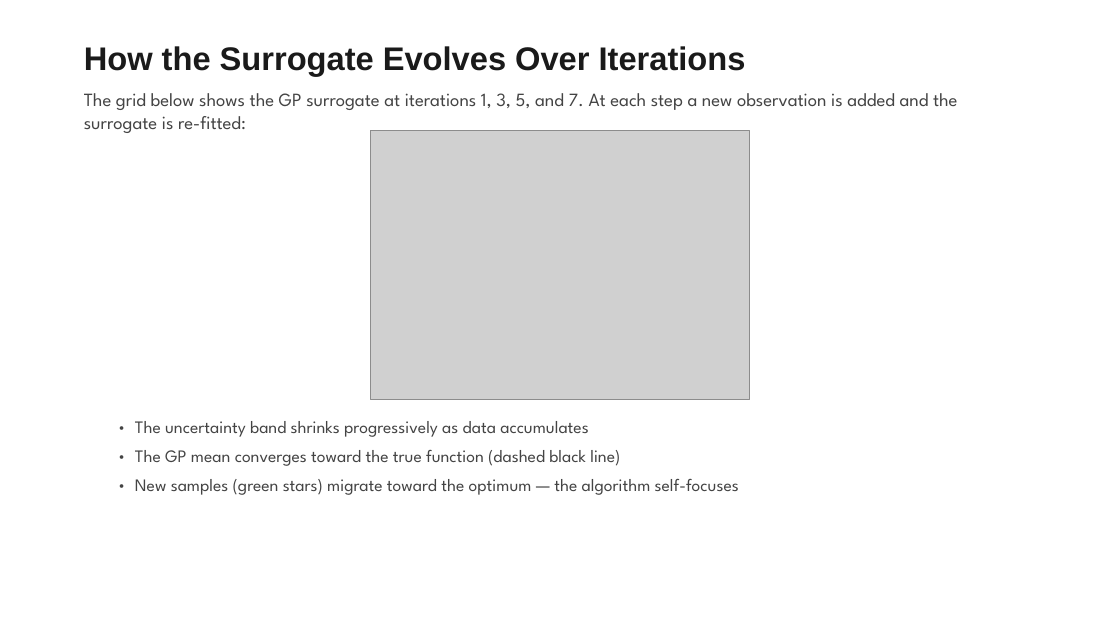
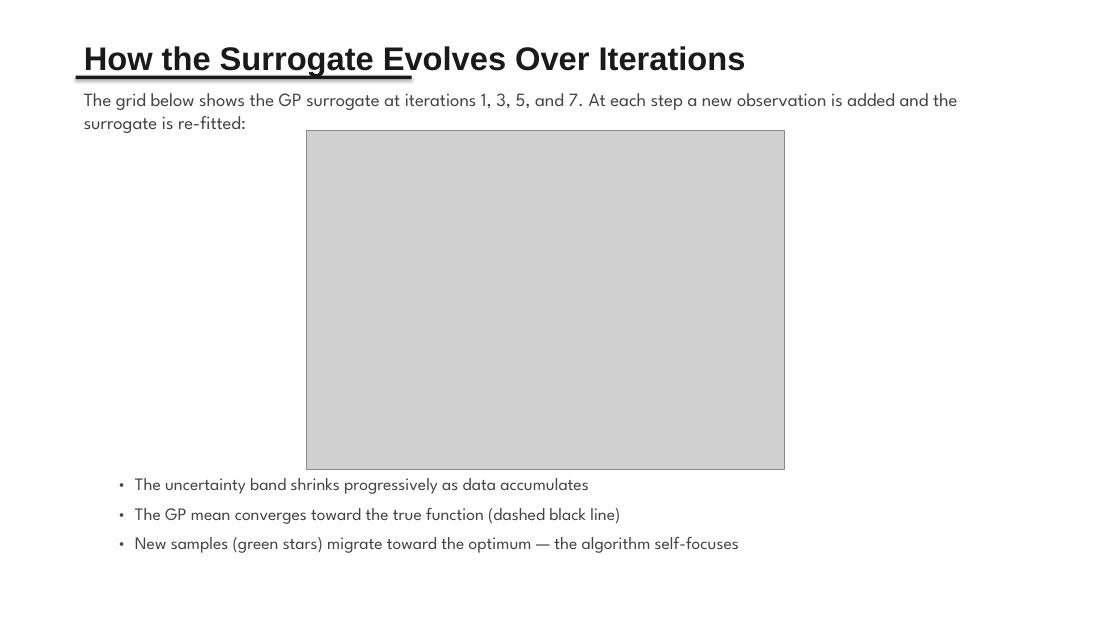
Before and after one commit to AHMalik2000/KIMM-Shared-Data, a slide deck: slide 27 of presentation.pptx. Drawn at 1120x630 pixels with LibreOffice and Linux fonts; fonts in the diff are those of the drawing; grey boxes stand for pictures. Boxes give left, top, right and bottom in pixels: in the first picture for what was removed or moved away, otherwise in the second. Text is boxed around its words. In the diff, an @@ line names an element or a change of style, - is before the commit and + after.

```diff
--- a/presentation.pptx
+++ b/presentation.pptx
@@ rectangle added at [76,76,412,79], fill #1A1A1A @@
@@ picture: place and size @@
-picture at [371,130,749,399]
+picture at [307,130,785,470]
@@ text "• The uncertainty band shrinks ...": place and size @@
-text "• The uncertainty band shrinks ..." at [135,421,588,437]
+text "• The uncertainty band shrinks ..." at [135,478,588,494]
@@ text "• The GP mean converges ...": place and size @@
-text "• The GP mean converges ..." at [135,450,620,466]
+text "• The GP mean converges ..." at [135,508,620,524]
@@ text "• New samples (green stars) ...": place and size @@
-text "• New samples (green stars) ..." at [135,479,739,495]
+text "• New samples (green stars) ..." at [135,537,739,553]
```
Also in this commit, not shown: 15 other slides changed.
